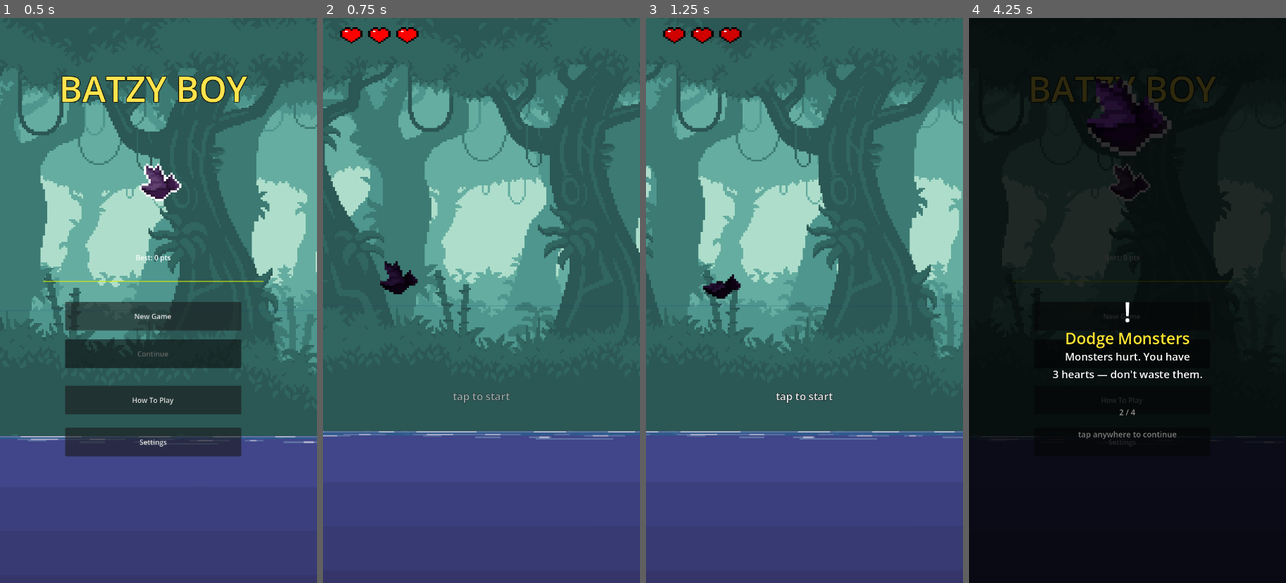
Above: before the commit, frames 1-4 (left to right).
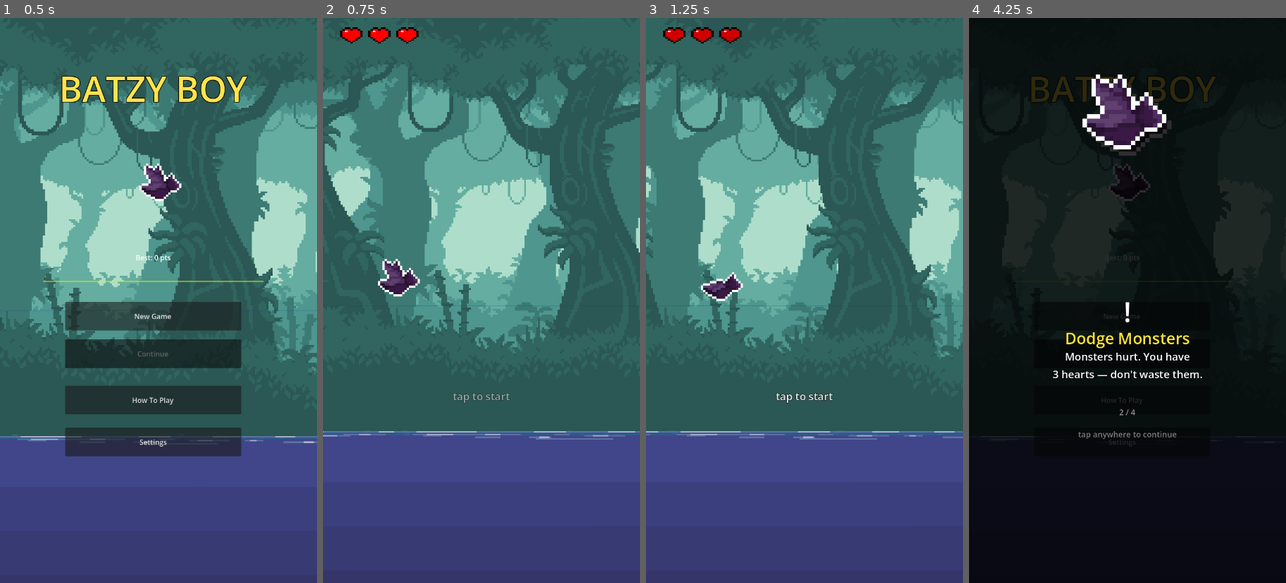
Above: after the commit, the same moments.

Repository: Kahlaylae/PlayParty
Game: Godot game, scene res://scenes/menu.tscn
The game is run twice, just before and just after one commit, with the same random seed, the same clock (stepped at 60 frames per second) and the same inputs.
Inputs (mouse positions are in pixels of both pictures, inside the frame that each line leads up to):
- Up to frame 1 (0.5 s): no input
- Up to frame 2 (0.75 s): click "New Game" at 0.5 s
- Up to frame 3 (1.25 s): no input
- Up to frame 4 (4.25 s): tap Enter at 1.25 s; move the mouse to (1197, 272) at 1.27 s; tap Space every 0.75 s from 1.35 to 3.6 s; click (1197, 272) at 1.42 s; click (1197, 272) at 1.52 s; click (1197, 272) at 1.82 s; move the mouse to (1064, 328) at 2.02 s; click (1064, 328) at 2.17 s; click (1064, 328) at 2.27 s; click (1064, 328) at 2.57 s; move the mouse to (1159, 176) at 2.77 s; click (1159, 176) at 2.92 s; move the mouse to (1111, 413) at 3.52 s; click (1111, 413) at 3.67 s; click (1111, 413) at 3.77 s; click (1111, 413) at 4.07 s

Frame 1 is identical in both runs. In frame 2, 0.5% of the frame differs, in the area x 17-31%, y 42-50%; in frame 3, 0.4%; in frame 4, 2.1%, in the area x 35-63%, y 10-24%.

Commit message:
Batzy Boy: blink via shader flash_amount uniform, preserves original look

Diff:
--- a/batzyboy/batzyboy/script/mainPlayer.gd
+++ b/batzyboy/batzyboy/script/mainPlayer.gd
@@ -51,6 +51,7 @@
 	outline_shader.code = """
 shader_type canvas_item;
 uniform float size : hint_range(0.0, 8.0) = 1.0;
+uniform float flash_amount : hint_range(0.0, 1.0) = 0.0;
 void fragment() {
     vec4 col = texture(TEXTURE, UV);
     vec2 p = TEXTURE_PIXEL_SIZE * size;
@@ -60,7 +61,8 @@
     n += texture(TEXTURE, UV + vec2(0.0,  p.y)).a;
     n += texture(TEXTURE, UV + vec2(0.0, -p.y)).a;
     float outline = min(n, 1.0) * (1.0 - col.a);
-    COLOR = mix(col, vec4(1.0, 1.0, 1.0, 1.0), outline) * COLOR;
+    vec4 outlined = mix(col, vec4(1.0, 1.0, 1.0, 1.0), outline);
+    COLOR = mix(outlined, vec4(1.0, 1.0, 1.0, outlined.a), flash_amount);
 }
 """
 	var outline_mat := ShaderMaterial.new()
@@ -140,17 +142,18 @@
 	if hp <= 0:
 		_start_dying()
 		return
-	# Hurt — 8 white blink cycles over 2 s (white ↔ normal, alpha stays 1)
+	# Hurt — 8 white blink cycles over 2 s via shader flash_amount uniform
 	_invincible = true
 	if _anim.sprite_frames.has_animation("hurt"):
 		_anim.play("hurt")
+	var mat := _anim.material as ShaderMaterial
 	var tween := create_tween().set_loops(8)
-	tween.tween_property(_anim, "modulate", Color(6.0, 6.0, 6.0, 1.0), 0.05)
-	tween.tween_property(_anim, "modulate", Color(1.0, 1.0, 1.0, 1.0), 0.20)
+	tween.tween_method(func(v: float) -> void: mat.set_shader_parameter("flash_amount", v), 0.0, 1.0, 0.05)
+	tween.tween_method(func(v: float) -> void: mat.set_shader_parameter("flash_amount", v), 1.0, 0.0, 0.20)
 	get_tree().create_timer(2.0).timeout.connect(
 		func() -> void:
 			_invincible = false
-			_anim.modulate = Color.WHITE
+			mat.set_shader_parameter("flash_amount", 0.0)
 			if not is_dying and not _eating:
 				_anim.play("fly"),
 		CONNECT_ONE_SHOT
